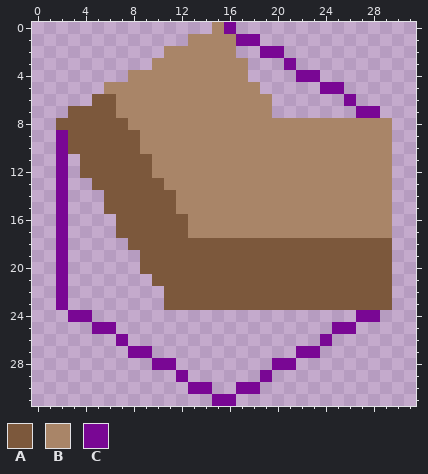
File history of a pixel-art sprite, src/main/resources/graphics/wall3/wall3-nw-e.png. That is the earlier state.
The file is 32x32 pixels.
Palette (. is transparent): A #7c583c  B #a98568  C #790794
Once edited:
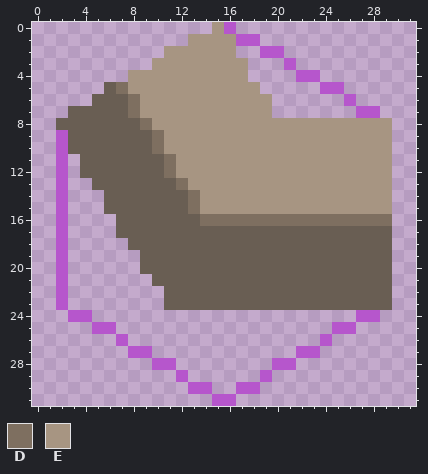
Colours new in this view: D #7e6f60  E #a79582
Change:
{"colour":"A","old":"#7c583c","new":"#695e53"}
{"colour":"C","old":"#790794","new":"#b656cc"}
{"y":0,"x":15,"old":"B","new":"E"}
{"y":1,"x":13,"old":"BBBB","new":"EEEE"}
{"y":2,"x":11,"old":"BBBBBB","new":"EEEEEE"}
{"y":3,"x":10,"old":"BBBBBBBB","new":"EEEEEEEE"}
{"y":4,"x":8,"old":"BBBBBBBBBB","new":"EEEEEEEEEE"}
{"y":5,"x":6,"old":"BBBBBBBBBBBBB","new":"ADEEEEEEEEEEE"}
{"y":6,"x":7,"old":"BBBBBBBBBBBBB","new":"ADEEEEEEEEEEE"}
{"y":7,"x":7,"old":"BBBBBBBBBBBBB","new":"ADEEEEEEEEEEE"}
{"y":8,"x":8,"old":"BBBBBBBBBBBBBBBBBBBBBB","new":"ADEEEEEEEEEEEEEEEEEEEE"}
{"y":9,"x":9,"old":"BBBBBBBBBBBBBBBBBBBBB","new":"ADEEEEEEEEEEEEEEEEEEE"}
{"y":10,"x":9,"old":"BBBBBBBBBBBBBBBBBBBBB","new":"ADEEEEEEEEEEEEEEEEEEE"}
{"y":11,"x":10,"old":"BBBBBBBBBBBBBBBBBBBB","new":"ADEEEEEEEEEEEEEEEEEE"}
{"y":12,"x":10,"old":"BBBBBBBBBBBBBBBBBBBB","new":"ADEEEEEEEEEEEEEEEEEE"}
{"y":13,"x":11,"old":"BBBBBBBBBBBBBBBBBBB","new":"ADEEEEEEEEEEEEEEEEE"}
{"y":14,"x":12,"old":"BBBBBBBBBBBBBBBBBB","new":"ADEEEEEEEEEEEEEEEE"}
{"y":15,"x":12,"old":"BBBBBBBBBBBBBBBBBB","new":"ADEEEEEEEEEEEEEEEE"}
{"y":16,"x":13,"old":"BBBBBBBBBBBBBBBBB","new":"ADDDDDDDDDDDDDDDD"}
{"y":17,"x":13,"old":"BBBBBBBBBBBBBBBBB","new":"AAAAAAAAAAAAAAAAA"}
{"label":"changed","picture_box":[56,22,392,406]}
